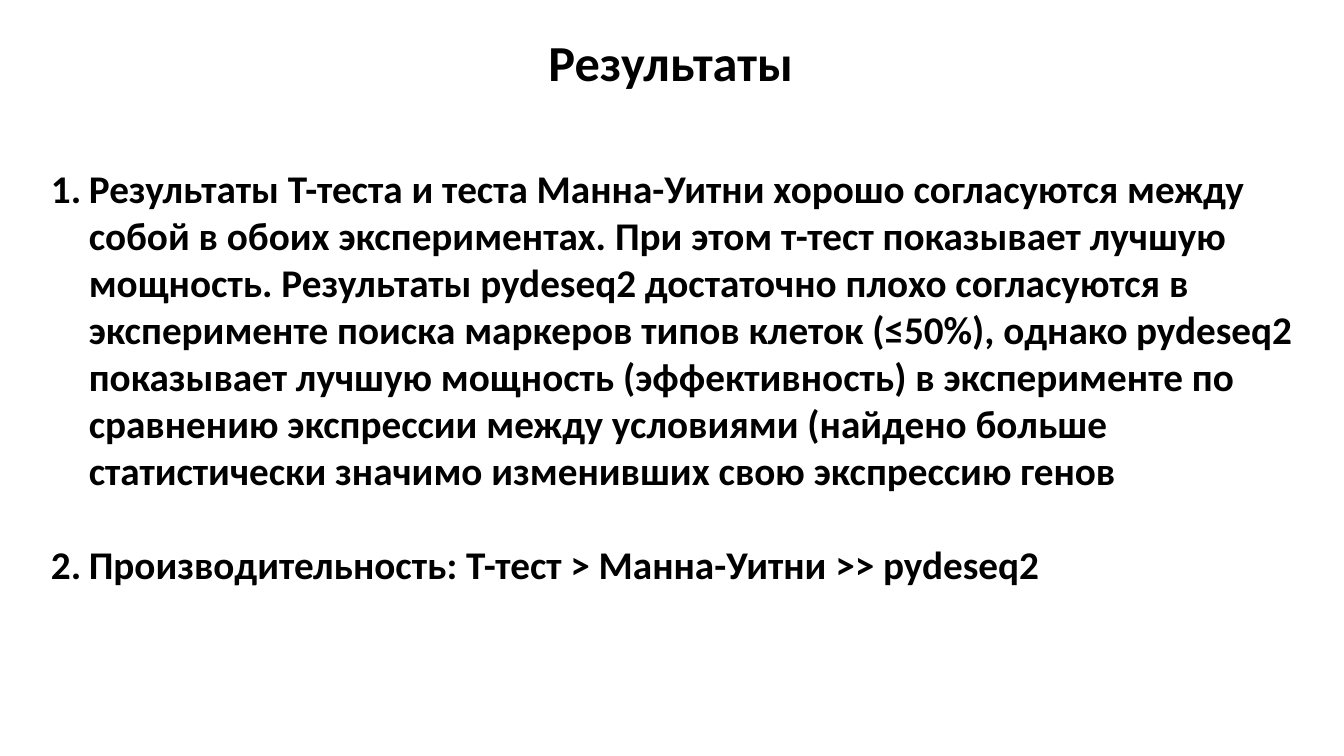
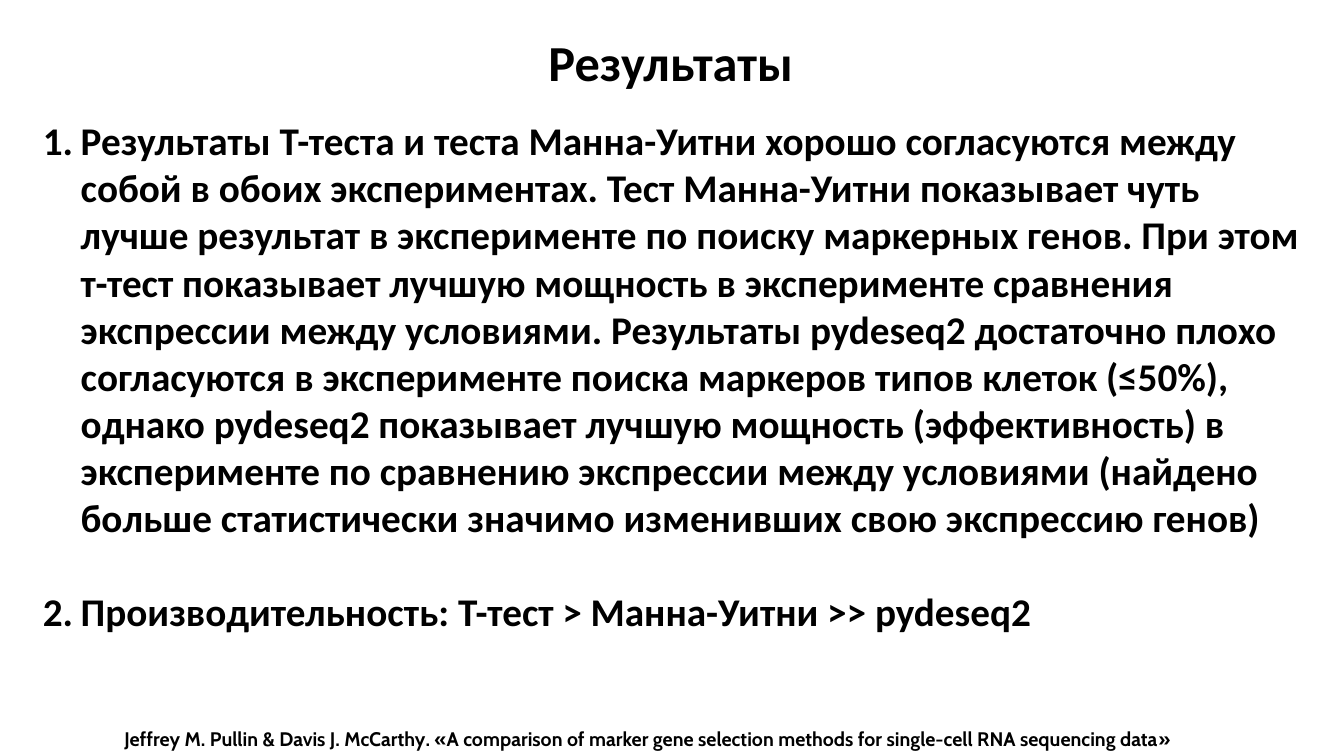
Before and after one commit to MinerArt17/Karpushov_SC_Project, a slide deck: slide 9 of Karpushov_SC_Project.pptx (slide 8 before the commit). Drawn at 1344x756 pixels with LibreOffice and Linux fonts; fonts in the diff are those of the drawing. Boxes give left, top, right and bottom in pixels: in the first picture for what was removed or moved away, otherwise in the second. Text is boxed around its words. In the diff, an @@ line names an element or a change of style, - is before the commit and + after.

```diff
--- a/Karpushov_SC_Project.pptx
+++ b/Karpushov_SC_Project.pptx
@@ text "Результаты Т-теста и теста Манна-Уитни ...": place and size @@
-text "Результаты Т-теста и теста Манна-Уитни ..." at (89,177,1292,586)
+text "Результаты Т-теста и теста Манна-Уитни ..." at (81,129,1299,633)
@@ text at (81,129,1299,538): text changed @@
-1. Результаты Т-теста и теста Манна-Уитни хорошо согласуются между собой в обоих экспериментах. При этом т-тест показывает лучшую мощность. Результаты pydeseq2 достаточно плохо согласуются в эксперименте поиска маркеров типов клеток (≤50%), однако pydeseq2 показывает лучшую мощность (эффективность) в эксперименте по сравнению экспрессии между условиями (найдено больше статистически значимо изменивших свою экспрессию генов
+1. Результаты Т-теста и теста Манна-Уитни хорошо согласуются между собой в обоих экспериментах. Тест Манна-Уитни показывает чуть лучше результат в эксперименте по поиску маркерных генов. При этом т-тест показывает лучшую мощность в эксперименте сравнения экспрессии между условиями. Результаты pydeseq2 достаточно плохо согласуются в эксперименте поиска маркеров типов клеток (≤50%), однако pydeseq2 показывает лучшую мощность (эффективность) в эксперименте по сравнению экспрессии между условиями (найдено больше статистически значимо изменивших свою экспрессию генов)
@@ text added at (124,731,1170,751), 14 pt, text #000000, bold @@
+Jeffrey M. Pullin & Davis J. McCarthy. «A comparison of marker gene selection methods for single-cell RNA sequencing data»
```
Also in this commit, not shown: 3 other slides changed, 2 slides added.
